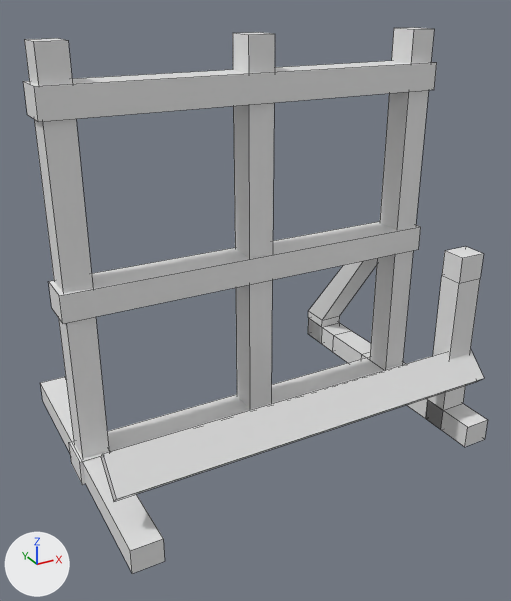
An edit to the Blender file Toys/10Min_mine/2024_12/1202_TerrainAssetsCreating.blend, drawn before and after from the same camera.
Rendered twice from a 50 mm lens placed at (-6.52, -11.92, 8.63), pointed at (-0.17, -0.39, 2.86). Lighting does not change. The marker at lower left points along +X, +Y and +Z. Mesh edges are drawn as thin lines.

In view in the first picture: 'Wrack'.
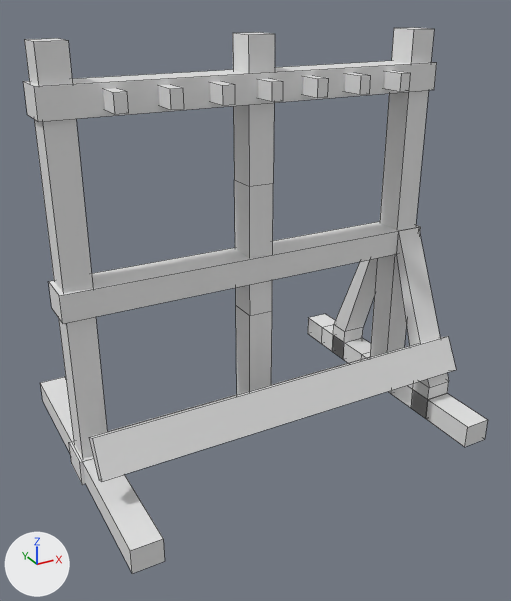
Commit message: daily creating

The edits, one by one:
me_cube_005 is used by ob_wrack; location (0.0, 0.0, 0.0).
me_cube_005 had 116 vertices, 95 faces and spanned x -4.05..4.05, y -3.08..3.08, z -0.27..7.91.
me_cube_005 now has 132 vertices, 106 faces and spans x -4.05..4.05, y -3.08..3.08, z -0.27..7.91.
Part 1, on me_cube_005:
4 faces are deleted.
8 vertices are added at x -0.27..0.27, y -0.3..0.3, z 2.51..5.21.
12 new faces join them.
Part 2, on me_cube_005:
12 vertices are removed from x 3.41..3.98, y -2.35..3.08, z 0.46..3.77.
21 faces are deleted.
4 vertices in x 3.41..3.98, y -2.35, z -0.25..0.25 move by (0.0, 1.0, 0.0).
8 vertices move from x -4.05..4.05, y -2.77..-2.05, z 0.91..1.63 to x -4.05..4.05, y -1.96..-1.39, z 0.78..1.57.
12 vertices are added at x 3.41..3.98, y -1.85..1.85, z -0.25..3.77.
8 new vertices lie (0.57, 0.0, 0.0) away from vertices in x 3.41, y -0.38..1.85, z -0.25..3.77.
24 new faces join them.
Mesh me_cube_007 is new.
It consists of a box spanning x -1.07..-0.83, y -1.07..-0.53, z 6.83..7.17; a box spanning x -2.02..-1.78, y -1.07..-0.53, z 6.83..7.17; a box spanning x -2.97..-2.73, y -1.07..-0.53, z 6.83..7.17; a box spanning x -0.12..0.12, y -1.07..-0.53, z 6.83..7.17; a box spanning x 0.83..1.07, y -1.07..-0.53, z 6.83..7.17; a box spanning x 1.78..2.02, y -1.07..-0.53, z 6.83..7.17; a box spanning x 2.73..2.97, y -1.07..-0.53, z 6.83..7.17.
Object 'Wrack.002' (ob_wrack_002) is new; it shows me_cube_007.
Its location is (0.0, 0.2, 0.0).

Boxes (x1, y1, x2, y2) around the edits, measured in the pictures (511 x 601 px; the box of a moved part takes in the faces that stretch with it):
'Wrack.002', added
    after: (103, 70, 411, 114)
part 1 of me_cube_005, built on
    before: (233, 33, 275, 409)
    after: (233, 33, 275, 395)
part 2 of me_cube_005, moved or reshaped
    before: (101, 246, 484, 502)
    after: (89, 227, 456, 481)
